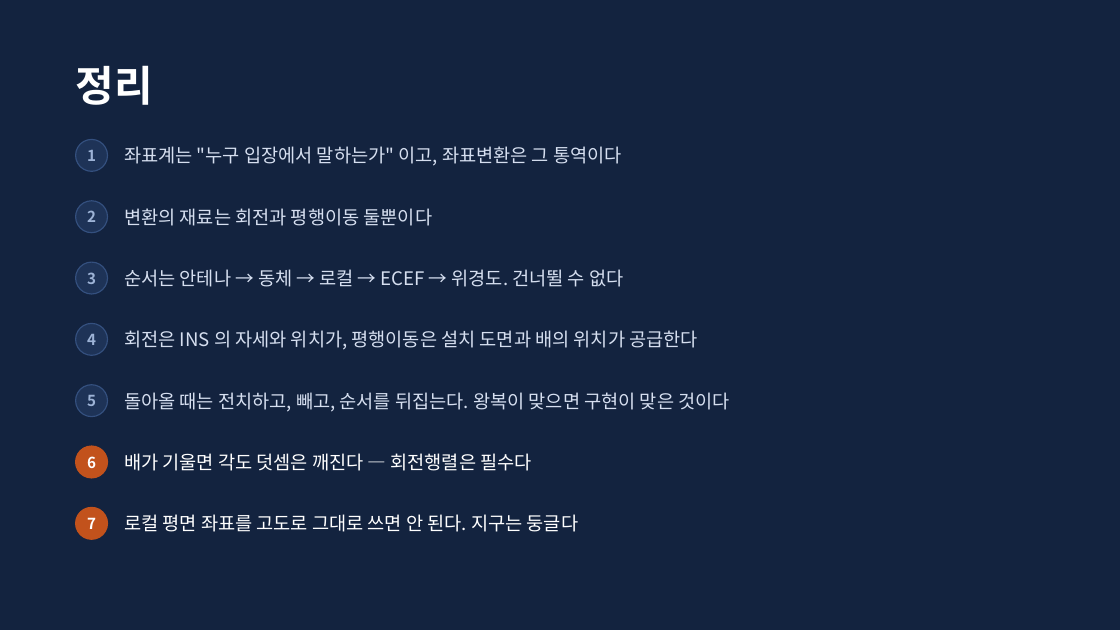
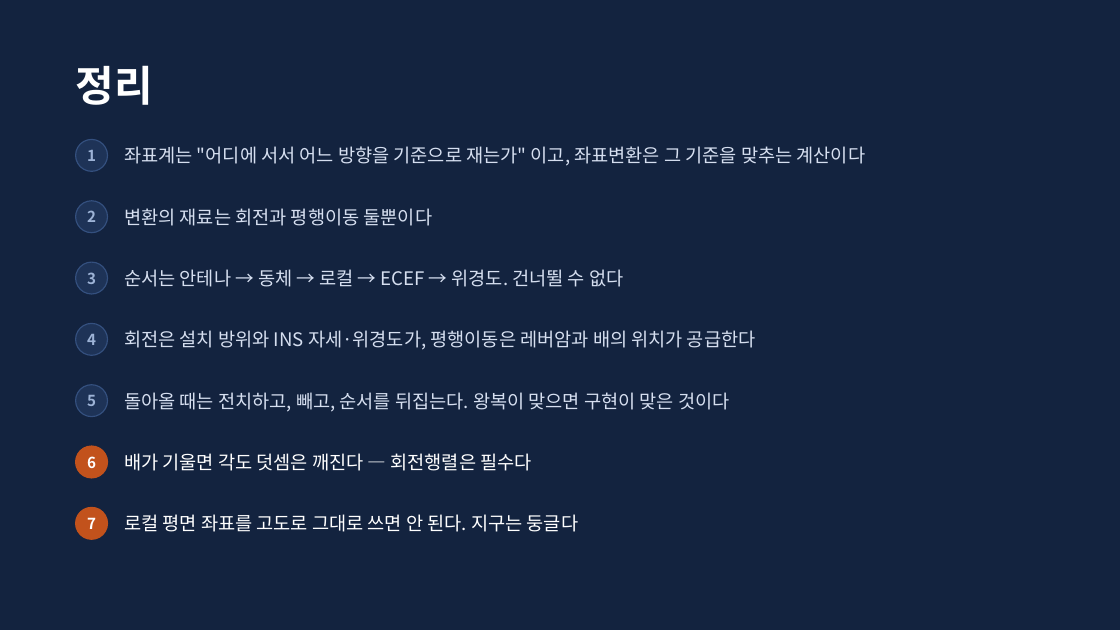
Before and after one commit to harley-hwan/IpcProc, a slide deck: slide 34 of Part2_CoordFrames/ref/산출물/Chapter2_coordinate_systems.pptx. Drawn at 1120x630 pixels with LibreOffice and Linux fonts; fonts in the diff are those of the drawing. Boxes give left, top, right and bottom in pixels: in the first picture for what was removed or moved away, otherwise in the second. Text is boxed around its words. In the diff, an @@ line names an element or a change of style, - is before the commit and + after.

Commit message:
docs(part2): 발표자료 초심자용으로 보완, 4장·7장 그림 재구성
- 4장을 "한 표적을 여러 좌표계가 재는 장면" 그림 중심으로 다시 구성
- 7장 그림을 같은 배·표적 위에 축만 90° 돌린 형태로 교체
- 오류 수정(z 약속 범위, UV asin→atan2, 곡률 786 m)과 초심자용 설명 보강
- txt 방위각 오기 20→30도 수정

```diff
--- a/Part2_CoordFrames/ref/산출물/Chapter2_coordinate_systems.pptx
+++ b/Part2_CoordFrames/ref/산출물/Chapter2_coordinate_systems.pptx
@@ text at box(124, 146, 866, 166): text changed @@
-좌표계는 "누구 입장에서 말하는가" 이고, 좌표변환은 그 통역이다
+좌표계는 "어디에 서서 어느 방향을 기준으로 재는가" 이고, 좌표변환은 그 기준을 맞추는 계산이다
@@ text at box(124, 330, 756, 350): text changed @@
-회전은 INS 의 자세와 위치가, 평행이동은 설치 도면과 배의 위치가 공급한다
+회전은 설치 방위와 INS 자세·위경도가, 평행이동은 레버암과 배의 위치가 공급한다
```
Also in this commit, not shown: 15 other slides changed, 10 other files.
